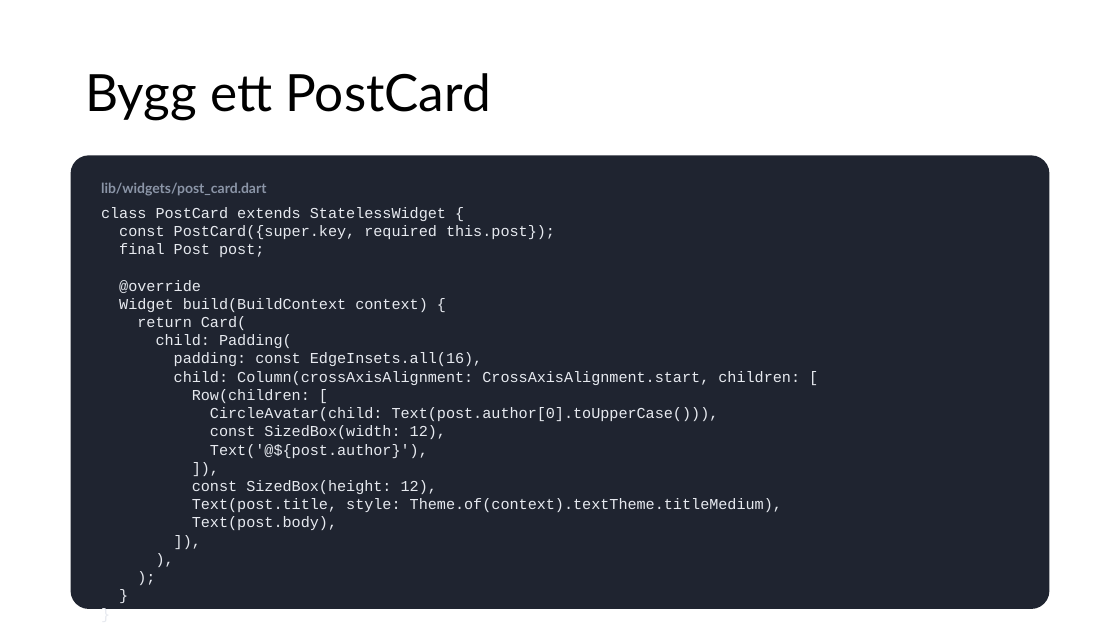
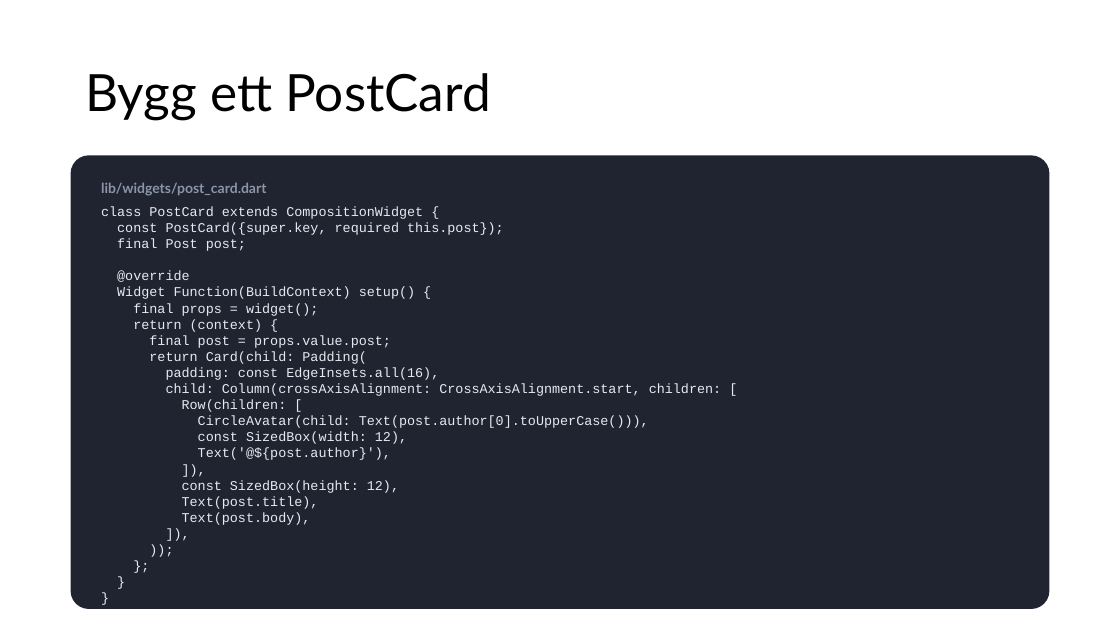
Before and after one commit to abbjetmus/pocketbase-flutter-kurs, a slide deck: slide 52 of Databaser och mobilapputveckling - sammanfattning.pptx (slide 51 before the commit). Drawn at 1120x630 pixels with LibreOffice and Linux fonts; fonts in the diff are those of the drawing. Boxes give left, top, right and bottom in pixels: in the first picture for what was removed or moved away, otherwise in the second. Text is boxed around its words. In the diff, an @@ line names an element or a change of style, - is before the commit and + after.

Commit message:
Remove module 03 content and related solution files for Flutter Compositions; update README to reflect changes in module structure and content focus.

```diff
--- a/Databaser och mobilapputveckling - sammanfattning.pptx
+++ b/Databaser och mobilapputveckling - sammanfattning.pptx
@@ text in rounded rectangle at (71, 155, 1049, 609): text changed; size 13 to 11.5 pt @@
-),
-);
+));
+};
@@ text in rounded rectangle at (101, 206, 423, 219): text changed; size 13 to 11.5 pt @@
-class PostCard extends StatelessWidget {
+class PostCard extends CompositionWidget {
@@ text in rounded rectangle at (117, 222, 721, 525): size 13 to 11.5 pt in "const PostCard({super.key, required this.post});", "final Post post;", "@override", "padding: const EdgeInsets.all(16)," and 11 more places @@
@@ text in rounded rectangle at (117, 287, 415, 364): text changed; size 13 to 11.5 pt @@
-Widget build(BuildContext context) {
-return Card(
-child: Padding(
+Widget Function(BuildContext) setup() {
+final props = widget();
+return (context) {
+final post = props.value.post;
+return Card(child: Padding(
@@ text in rounded rectangle at (182, 496, 319, 509): text changed; size 13 to 11.5 pt @@
-Text(post.title, style: Theme.of(context).textTheme.titleMedium),
+Text(post.title),
```
Also in this commit, not shown: 25 other slides changed, 7 slides removed, 20 other files.
